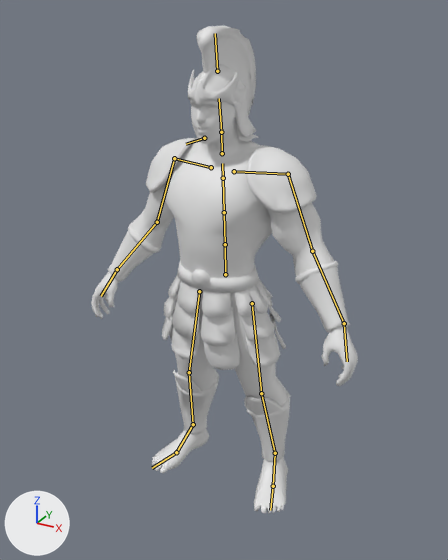
What one commit did to the glTF model assets_dev/worlds/mm6/models/mm6_ttn.glb.
One viewpoint serves both versions: a 50 mm camera at (0.909, -1.66, 1.625) aimed at (0.024, -0.051, 0.821). Lighting does not change. The marker at lower left points along +X, +Y and +Z. The older version comes first. The bones that change, and the others that lie on the model, are drawn over the model as lines.

Objects in the first picture: 'Titan'.
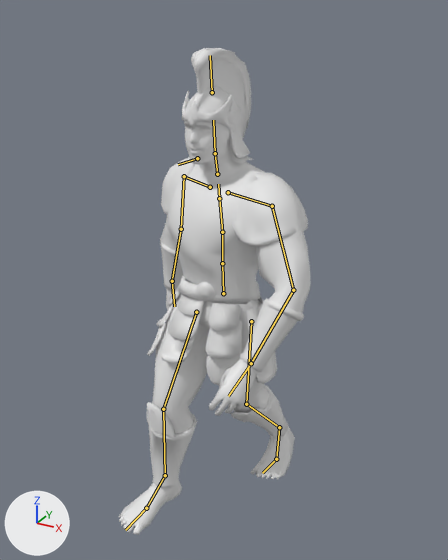
The newer file adds an action. The first version stands in its rest pose; the second is drawn at frame 27 of the action 'WalkHeavy'.

What differs and where, as boxes (x1, y1, x2, y2) in the pictures (448 x 560 px):
'Titan', posed (28% narrower)
    before: (91, 26, 358, 514)
    after: (119, 48, 311, 535)
bone 'Hips', root to tip
    before: (225, 274) to (225, 244)
    after: (223, 293) to (222, 263)
bone 'LeftUpLeg', root to tip
    before: (252, 303) to (261, 393)
    after: (251, 321) to (246, 404)
bone 'LeftLeg', root to tip
    before: (261, 393) to (275, 453)
    after: (246, 404) to (279, 427)
bone 'LeftFoot', root to tip
    before: (275, 453) to (273, 486)
    after: (279, 427) to (276, 459)
bone 'LeftToeBase', root to tip
    before: (273, 486) to (270, 510)
    after: (276, 459) to (262, 473)
bone 'RightUpLeg', root to tip
    before: (199, 291) to (189, 372)
    after: (196, 312) to (163, 409)
bone 'RightLeg', root to tip
    before: (189, 372) to (193, 424)
    after: (163, 409) to (165, 475)
bone 'RightFoot', root to tip
    before: (193, 424) to (176, 452)
    after: (165, 475) to (146, 508)
bone 'RightToeBase', root to tip
    before: (176, 452) to (152, 468)
    after: (146, 508) to (125, 530)
bone 'Spine02', root to tip
    before: (225, 244) to (224, 212)
    after: (222, 263) to (222, 232)
bone 'Spine01', root to tip
    before: (224, 212) to (223, 178)
    after: (222, 232) to (219, 198)
bone 'Spine', root to tip
    before: (223, 178) to (222, 163)
    after: (219, 198) to (218, 184)
bone 'LeftShoulder', root to tip
    before: (234, 171) to (288, 174)
    after: (228, 192) to (272, 206)
bone 'LeftArm', root to tip
    before: (288, 174) to (312, 251)
    after: (272, 206) to (293, 290)
bone 'LeftForeArm', root to tip
    before: (312, 251) to (344, 323)
    after: (293, 290) to (251, 363)
bone 'LeftHand', root to tip
    before: (344, 323) to (347, 361)
    after: (251, 363) to (228, 396)
bone 'neck', root to tip
    before: (222, 153) to (221, 132)
    after: (217, 174) to (215, 153)
bone 'Head', root to tip
    before: (221, 132) to (219, 98)
    after: (215, 153) to (213, 120)
bone 'RightShoulder', root to tip
    before: (211, 167) to (174, 158)
    after: (210, 187) to (184, 176)
bone 'RightArm', root to tip
    before: (174, 158) to (157, 222)
    after: (184, 176) to (181, 229)
bone 'RightForeArm', root to tip
    before: (157, 222) to (117, 269)
    after: (181, 229) to (172, 281)
bone 'RightHand', root to tip
    before: (117, 269) to (101, 296)
    after: (172, 281) to (174, 306)

The change in detail:
Bone 'Hips' (bone_hips) moves from (0.0, 0.0, 0.0) to (0.009, -0.053, 0.033).
Bone 'Hips' (bone_hips) turns from (0, 0, 0) to (-2, 5, 1) degrees about its own x, y and z.
Bone 'LeftUpLeg' (bone_leftupleg) turns from (0, 0, 0) to (3, -17, 12) degrees about its own x, y and z.
Bone 'LeftLeg' (bone_leftleg) turns from (0, 0, 0) to (22, 5, -24) degrees about its own x, y and z.
Bone 'LeftFoot' (bone_leftfoot) turns from (0, 0, 0) to (-32, 3, 1) degrees about its own x, y and z.
Bone 'LeftToeBase' (bone_lefttoebase) turns from (0, 0, 0) to (13, 2, -15) degrees about its own x, y and z.
Bone 'RightUpLeg' (bone_rightupleg) turns from (0, 0, 0) to (-36, 9, -3) degrees about its own x, y and z.
Bone 'RightLeg' (bone_rightleg) turns from (0, 0, 0) to (28, 1, 5) degrees about its own x, y and z.
Bone 'RightFoot' (bone_rightfoot) turns from (0, 0, 0) to (10, -10, -9) degrees about its own x, y and z.
Bone 'RightToeBase' (bone_righttoebase) turns from (0, 0, 0) to (8, -3, 12) degrees about its own x, y and z.
Bone 'Spine02' (bone_spine02) turns from (0, 0, 0) to (1, -6, -2) degrees about its own x, y and z.
Bone 'Spine01' (bone_spine01) turns from (0, 0, 0) to (4, -8, 2) degrees about its own x, y and z.
Bone 'Spine' (bone_spine) turns from (0, 0, 0) to (-2, -8, 2) degrees about its own x, y and z.
Bone 'LeftShoulder' (bone_leftshoulder) turns from (0, 0, 0) to (-5, 6, -12) degrees about its own x, y and z.
Bone 'LeftArm' (bone_leftarm) turns from (0, 0, 0) to (16, 24, 12) degrees about its own x, y and z.
Bone 'LeftForeArm' (bone_leftforearm) turns from (0, 0, 0) to (22, -8, -25) degrees about its own x, y and z.
Bone 'LeftHand' (bone_lefthand) turns from (0, 0, 0) to (5, 4, 12) degrees about its own x, y and z.
Bone 'neck' (bone_neck) turns from (0, 0, 0) to (4, 6, 0) degrees about its own x, y and z.
Bone 'Head' (bone_head) turns from (0, 0, 0) to (-8, 11, -4) degrees about its own x, y and z.
Bone 'RightShoulder' (bone_rightshoulder) turns from (0, 0, 0) to (-1, -6, 5) degrees about its own x, y and z.
Bone 'RightArm' (bone_rightarm) turns from (0, 0, 0) to (-3, -20, -9) degrees about its own x, y and z.
Bone 'RightForeArm' (bone_rightforearm) turns from (0, 0, 0) to (-7, 10, 15) degrees about its own x, y and z.
Bone 'RightHand' (bone_righthand) turns from (0, 0, 0) to (-6, -5, 1) degrees about its own x, y and z.
